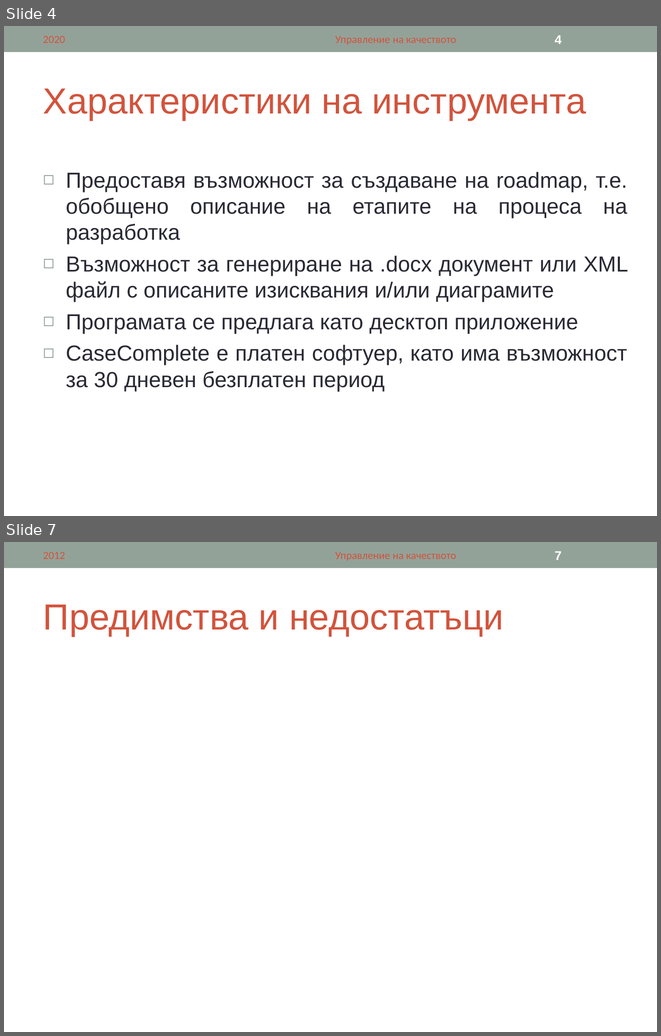
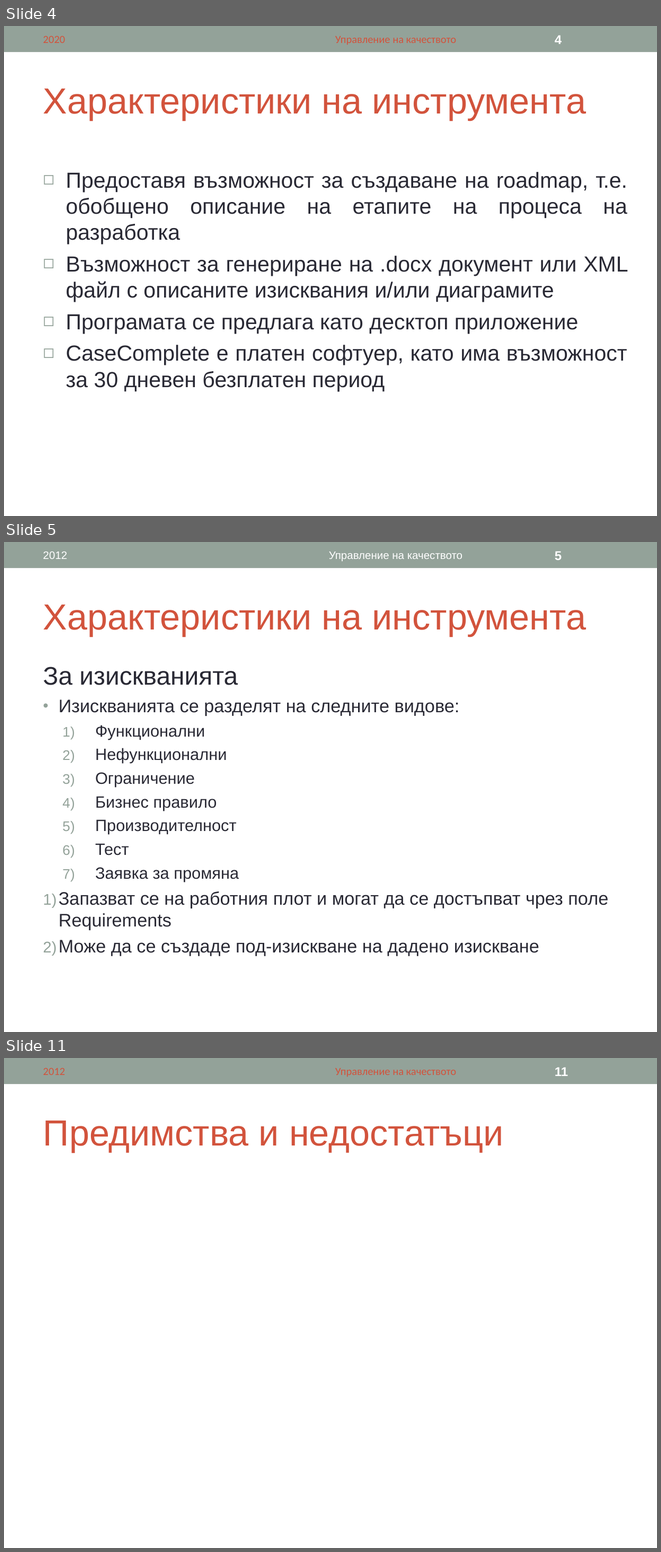
Before and after one commit to ivanchuchulski/fmi-requirements-analisys, a slide deck: tool-presentation/62121-62151-62167-CaseComplete.ppt. Shown one above the other, each under a label of ours: slides 4 and 7 before the commit, slides 4, 5 and 11 after it; the slides between them are not shown. The pictures are 661x1036 and 661x1552 pixels, drawn with LibreOffice and Linux fonts; fonts in the diff are those of the drawing. Boxes give left, top, right and bottom in pixels: in the first picture for what was removed or moved away, otherwise in the second. Text is boxed around its words. In the diff, an @@ line names an element or a change of style, - is before the commit and + after.

```diff
--- a/tool-presentation/62121-62151-62167-CaseComplete.ppt
+++ b/tool-presentation/62121-62151-62167-CaseComplete.ppt
@@ slide 5 added at (x1=4, y1=542, x2=657, y2=1032), background #FFFFFF; not listed: 1 template element that a slide beside it also shows @@
@@ text added at (x1=43, y1=552, x2=68, y2=559), 12 pt, text #FFFFFF @@
+2012
@@ text added at (x1=329, y1=552, x2=462, y2=561), 12 pt, text #FFFFFF @@
+Управление на качеството
@@ page number added at (x1=555, y1=551, x2=562, y2=560), 14 pt, text #FFFFFF, bold @@
+5
@@ title added at (x1=43, y1=605, x2=586, y2=636), 40 pt, text #D2533C @@
+Характеристики на инструмента
@@ text added at (x1=43, y1=667, x2=608, y2=956), 20 pt, text #292934 @@
+За изискванията
+• Изискванията се разделят на следните видове:
+  1) Функционални
+  2) Нефункционални
+  3) Ограничение
+  4) Бизнес правило
+  5) Производителност
+  6) Тест
+  7) Заявка за промяна
+1) Запазват се на работния плот и могат да се достъпват чрез поле Requirements
+2) Може да се създаде под-изискване на дадено изискване
@@ what was slide 7 is now slide 11 @@
@@ page number at (x1=555, y1=1067, x2=568, y2=1076): text changed @@
-7
+11
```
Also in this commit, not shown: 3 slides changed, 4 other slides added.
